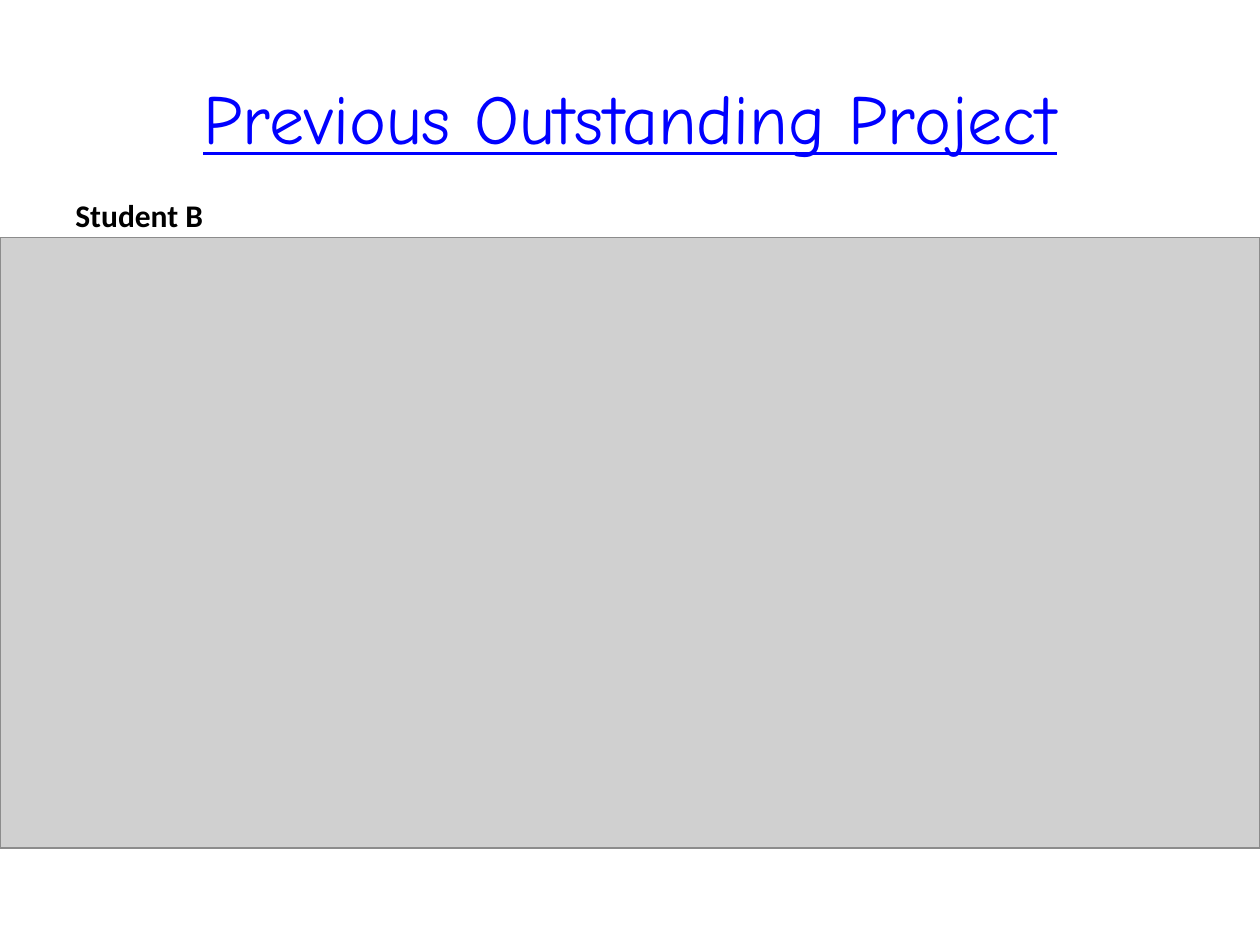
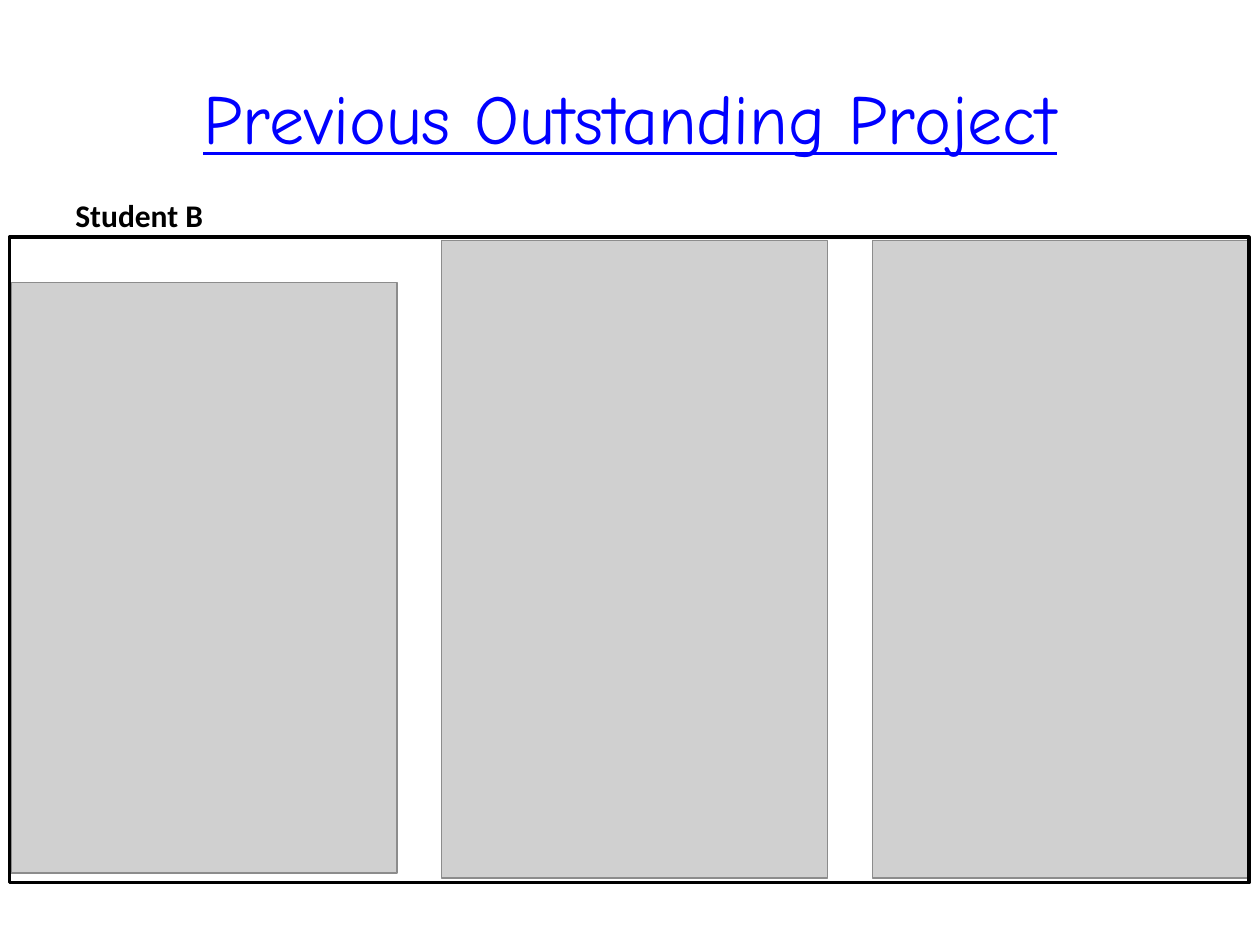
Before and after one commit to Kurzheck/FTP_project, a slide deck: slide 40 of Presentation.pptx. Drawn at 1260x945 pixels with LibreOffice and Linux fonts; fonts in the diff are those of the drawing; grey boxes stand for pictures. Boxes give left, top, right and bottom in pixels: in the first picture for what was removed or moved away, otherwise in the second. Text is boxed around its words. In the diff, an @@ line names an element or a change of style, - is before the commit and + after.

```diff
--- a/Presentation.pptx
+++ b/Presentation.pptx
@@ picture removed at (0, 237, 1260, 848) @@
@@ group added at (10, 237, 1250, 882): 3 pictures, 1 rectangle @@
```
Also in this commit, not shown: 7 other slides changed, 1 other file.
